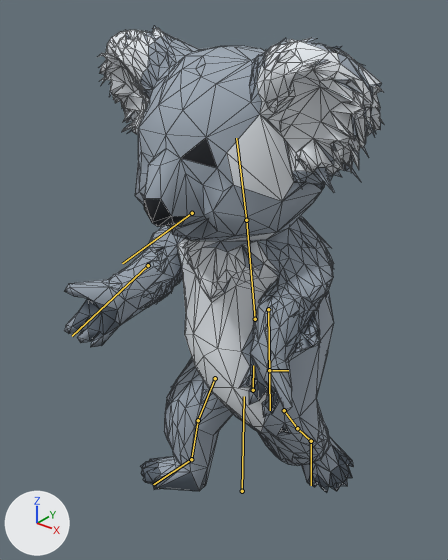
An edit to the glTF model packages/client/public/models/koala.glb, drawn before and after from the same camera.
Before and after are seen from a camera (50 mm lens) standing at (1.018, -1.381, 1.754) and looking at (-0.064, -0.028, 0.915). The axes (+X, +Y, +Z) are drawn at lower left. The lights are the same throughout. The picture after the commit comes second. Both versions are drawn at frame 4 of the action 'run'; the numbers are the values there. The bones that bend it are drawn over the model as lines. Mesh edges are drawn as thin lines.

Names of what the first picture shows: 'koala'.
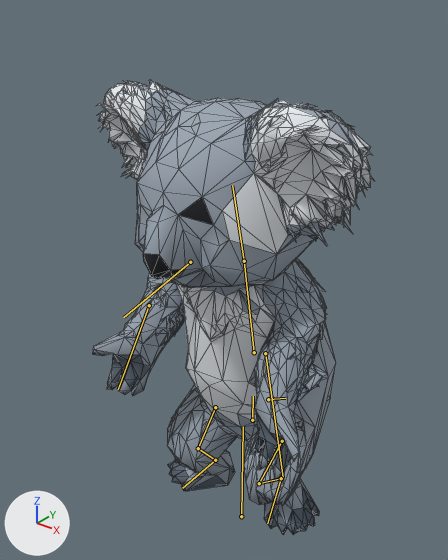
Where the change shows, as pixel boxes (x1, y1, x2, y2) in the pictures (448 x 560 px):
'koala', posed (12% narrower)
    before: (64, 26, 384, 493)
    after: (93, 79, 373, 534)
bone 'root', root to tip
    before: (242, 491) to (244, 396)
    after: (241, 516) to (243, 426)
bone 'spine', root to tip
    before: (255, 319) to (246, 220)
    after: (254, 352) to (244, 261)
bone 'arm.L', root to tip
    before: (148, 265) to (72, 336)
    after: (149, 305) to (118, 389)
bone 'arm.R', root to tip
    before: (268, 309) to (270, 410)
    after: (265, 353) to (283, 477)
bone 'thigh.L', root to tip
    before: (215, 378) to (198, 420)
    after: (215, 407) to (198, 448)
bone 'shin.L', root to tip
    before: (198, 420) to (191, 459)
    after: (198, 448) to (215, 460)
bone 'foot.L', root to tip
    before: (191, 459) to (153, 484)
    after: (215, 460) to (182, 488)
bone 'thigh.R', root to tip
    before: (284, 410) to (297, 428)
    after: (282, 441) to (259, 483)
bone 'shin.R', root to tip
    before: (297, 428) to (311, 441)
    after: (259, 483) to (281, 478)
bone 'foot.R', root to tip
    before: (311, 441) to (311, 485)
    after: (281, 478) to (267, 523)

What the commit changed:
Bone 'root' (bone_root) moves from (0.0, 0.063, 0.0) to (0.0, -0.064, 0.0).
Bone 'spine' (bone_spine) turns from (-8, 0, 0) to (-9, 0, 0) degrees about its own x, y and z.
Bone 'arm.L' (bone_arm_l) turns from (26, 0, 0) to (1, 0, 0) degrees about its own x, y and z.
Bone 'arm.R' (bone_arm_r) turns from (-26, 0, 0) to (-2, 0, 0) degrees about its own x, y and z.
Bone 'thigh.L' (bone_thigh_l) turns from (34, 0, 0) to (35, 0, 0) degrees about its own x, y and z.
Bone 'shin.L' (bone_shin_l) turns from (-21, 0, 0) to (-73, 0, 0) degrees about its own x, y and z.
Bone 'foot.L' (bone_foot_l) turns from (0, 0, 0) to (37, 0, 0) degrees about its own x, y and z.
Bone 'thigh.R' (bone_thigh_r) turns from (-34, 0, 0) to (62, 0, 0) degrees about its own x, y and z.
Bone 'shin.R' (bone_shin_r) turns from (-5, 0, 0) to (-120, 0, 0) degrees about its own x, y and z.
Bone 'foot.R' (bone_foot_r) turns from (0, 0, 0) to (56, 0, 0) degrees about its own x, y and z.
